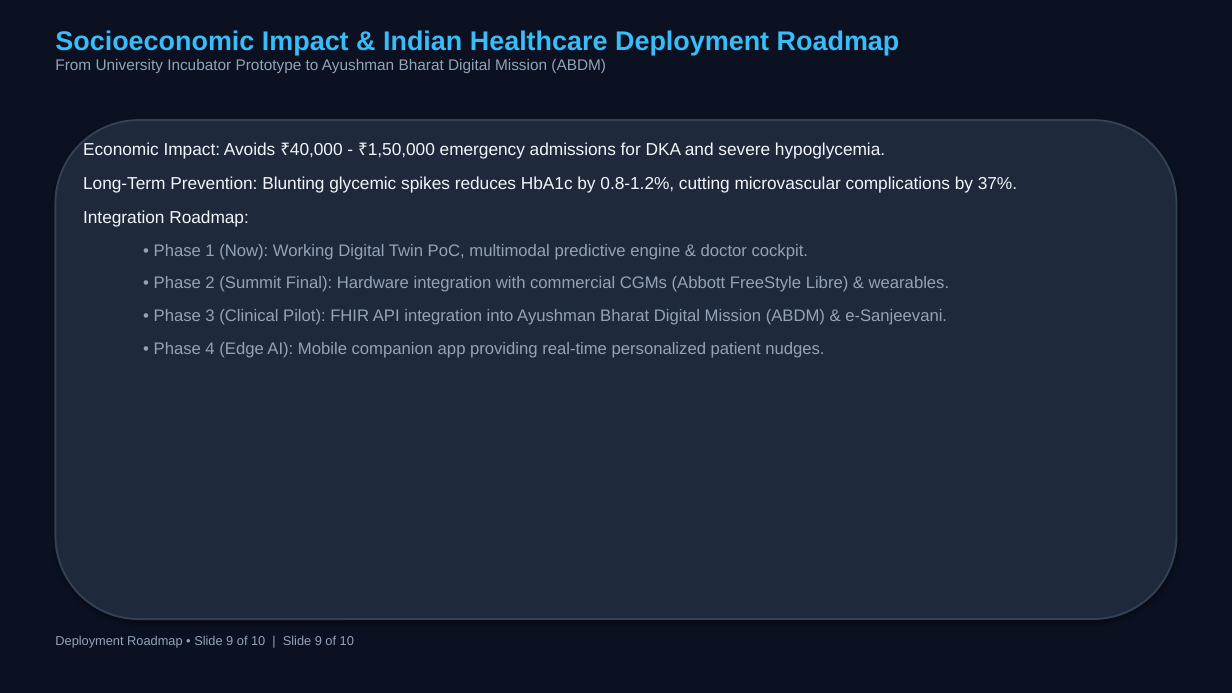
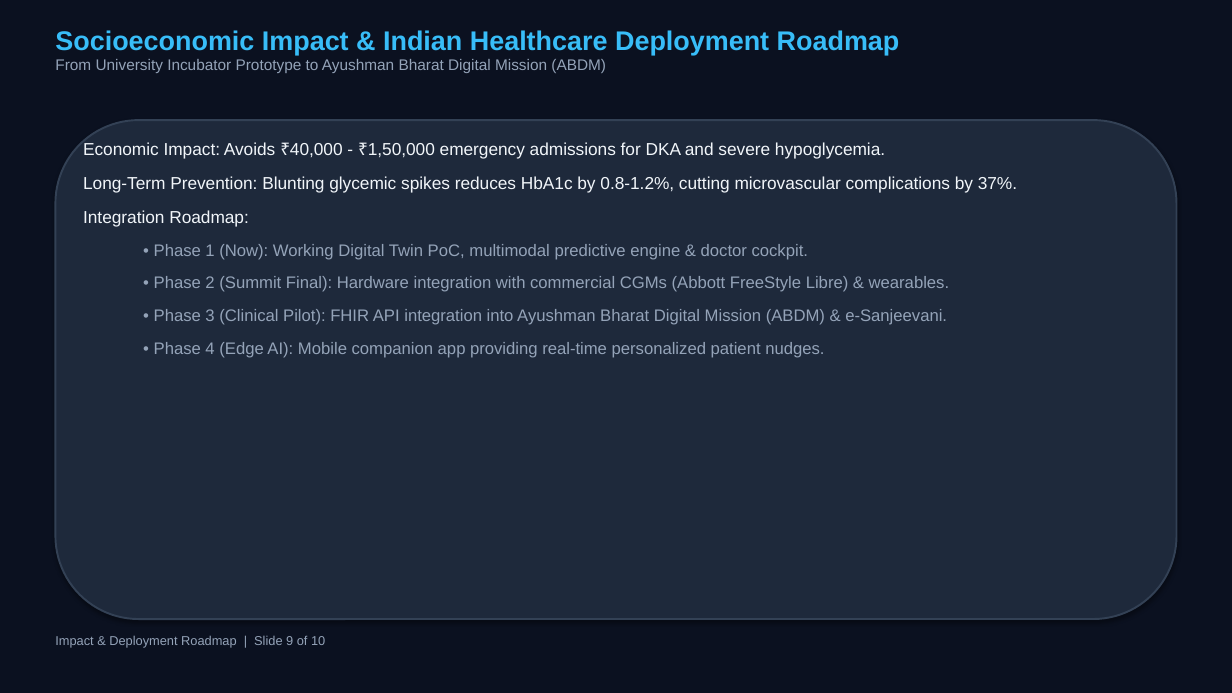
Before and after one commit to riyasojitra27-ux/GlycoTwin-AI, a slide deck: slide 9 of presentation/GLYCOTWIN_PRESENTATION.pptx. Drawn at 1232x693 pixels with LibreOffice and Linux fonts; fonts in the diff are those of the drawing. Boxes give left, top, right and bottom in pixels: in the first picture for what was removed or moved away, otherwise in the second. Text is boxed around its words. In the diff, an @@ line names an element or a change of style, - is before the commit and + after.

```diff
--- a/presentation/GLYCOTWIN_PRESENTATION.pptx
+++ b/presentation/GLYCOTWIN_PRESENTATION.pptx
@@ text at (55, 636, 325, 648): text changed @@
-Deployment Roadmap • Slide 9 of 10 | Slide 9 of 10
+Impact & Deployment Roadmap | Slide 9 of 10
```
Also in this commit, not shown: 8 other slides changed, 3 other files.
